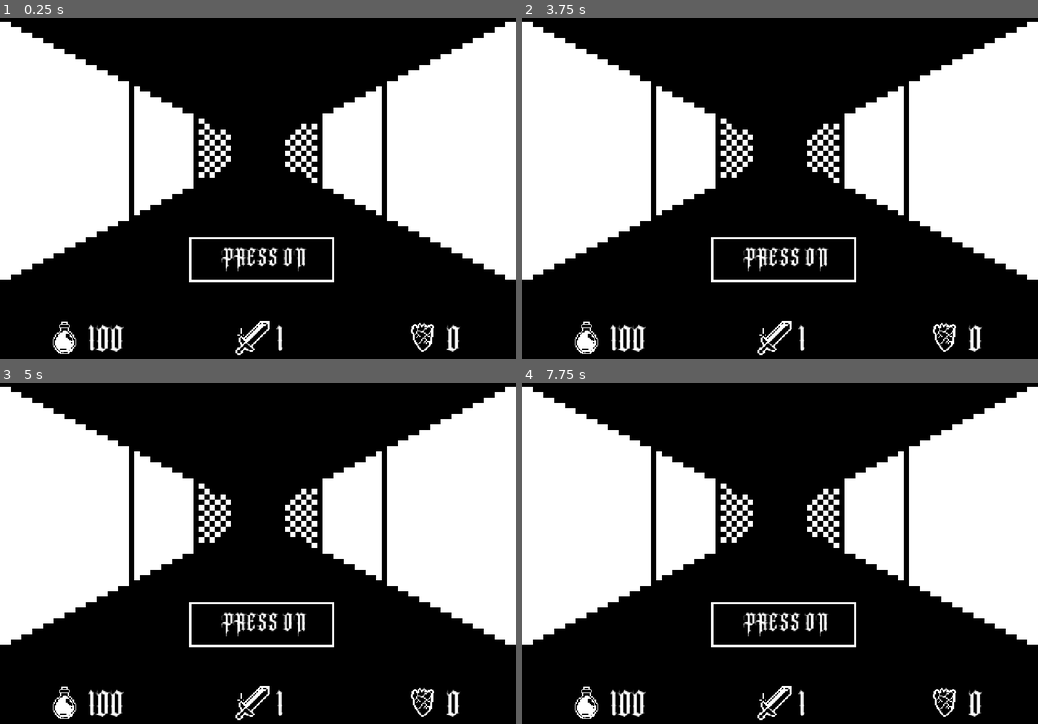
Above: before the commit, frames 1-4 (two rows, left to right).
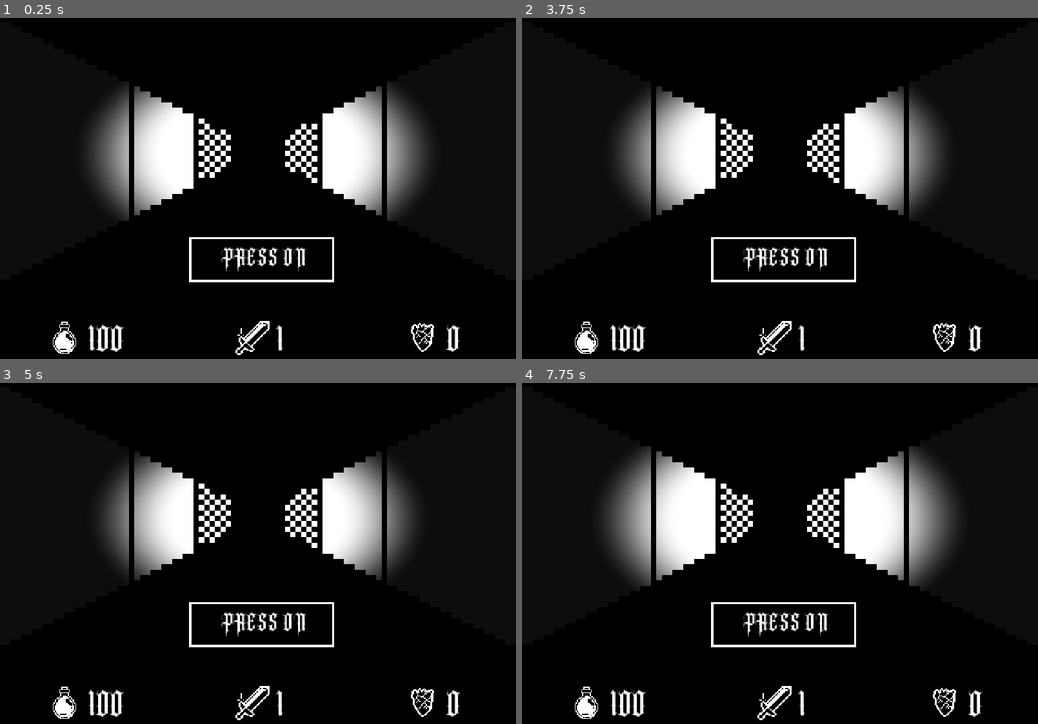
Above: after the commit, the same moments.

Repository: tjpalmer/darkvision
Game: Godot game, scene res://game.tscn
Two runs of this game, one before a commit and one after it. Both use one fixed random seed, a clock stepped at 60 frames per second and the inputs below.
Inputs:
- Up to frame 1 (0.25 s): no input
- Up to frame 2 (3.75 s): click "PRESS ON" at 0.5 s; hold W (move_forward) 1.28-2.03 s; tap Enter at 2.75 s; hold W (move_forward) from 2.78 s (still down); tap Space at 3.5 s
- Up to frame 3 (5 s): tap Enter at 4.25 s; release W (move_forward) at 4.28 s
- Up to frame 4 (7.75 s): tap Space at 5, 6.5 s; tap Enter at 5.75 s; hold W (move_forward) from 6.53 s (still down)

The runs differ from the first frame. In frame 1, 32% of the frame differs, in the area x 0-100%, y 1-77%; in frame 2, 33%; in frame 3, 33%; in frame 4, 31%.

Commit message:
pulsing torch light

Diff:
--- a/battle-engine/battle-engine.tscn
+++ b/battle-engine/battle-engine.tscn
@@ -137,7 +137,7 @@
 theme_override_styles/panel = SubResource("StyleBoxFlat_pv81d")
 
 [node name="Enemy" parent="." unique_id=179599551 instance=ExtResource("1_x7rji")]
-position = Vector2(256, 144)
+position = Vector2(248, 144)
 scale = Vector2(3, 3)
 
 [node name="AttackButton" type="Button" parent="." unique_id=1001528584]
@@ -159,7 +159,7 @@
 
 [node name="PlayerAttackSprite" type="AnimatedSprite2D" parent="." unique_id=199110083]
 modulate = Color(1, 1, 1, 0.78039217)
-position = Vector2(248, 152.00002)
+position = Vector2(240.00002, 152)
 scale = Vector2(2.5, 2.5)
 sprite_frames = SubResource("SpriteFrames_hvo25")
 animation = &"defend"
--- a/game.gd
+++ b/game.gd
@@ -11,7 +11,9 @@
 @onready var battle_engine: Node2D = $BattleManager/BattleEngine
 @onready var hud: Control = $Box/Margins/Hud
 @onready var world_box: VBoxContainer = $Box
-@onready var move_button: Button = $Box/MoveButtonControl/MoveButton
+@onready var move_button_control: Control = $MoveButtonControl
+@onready var move_button: Button = $MoveButtonControl/MoveButton
+@onready var pulsing_light_ring: ColorRect = $PulsingLightRing
 
 var is_event_happening: bool = false
 
@@ -294,6 +296,9 @@
 		current_enemy.queue_free()
 		current_enemy = null
 
+	move_button_control.visible = false
+	pulsing_light_ring.visible = false
+	#move_button_control.process = PROCESS_MODE_DISABLED
 	is_event_happening = true
 	battle_manager.visible = true
 	battle_engine._init_battle()
@@ -307,6 +312,9 @@
 		print("battle_ended but is_event_happening = " + str(is_event_happening))
 		return
 
+	move_button_control.visible = true
+	pulsing_light_ring.visible = true
+	#move_button_control.process = PROCESS_MODE_INHERIT
 	PlayerStats.level += 1
 	world_box.visible = true
 	world_box.process_mode = Node.PROCESS_MODE_INHERIT
--- a/game.tscn
+++ b/game.tscn
@@ -13,6 +13,8 @@
 [ext_resource type="FontFile" uid="uid://c2twup1t6e74t" path="res://sprites/large/angel_wish.otf" id="11_lc2xo"]
 [ext_resource type="PackedScene" uid="uid://den8fjg8e55w6" path="res://battle-engine/battle-engine.tscn" id="11_mfdv2"]
 [ext_resource type="Script" uid="uid://b4ek77qh4jlj2" path="res://move-button.gd" id="12_lc2xo"]
+[ext_resource type="Shader" uid="uid://csp4s1y5jkeue" path="res://shader/pulsing_torch_light.gdshader" id="14_215e1"]
+[ext_resource type="Script" uid="uid://cludbhqpe4ocy" path="res://pulsing_light_ring.gd" id="15_7sc4i"]
 
 [sub_resource type="AtlasTexture" id="AtlasTexture_rvswv"]
 atlas = ExtResource("2_hve3p")
@@ -546,6 +548,13 @@
 "name": &"pov_right_to_forward",
 "speed": 5.0
 }]
+
+[sub_resource type="ShaderMaterial" id="ShaderMaterial_7sc4i"]
+shader = ExtResource("14_215e1")
+shader_parameter/center = Vector2(0.5, 0.5)
+shader_parameter/radius = 0.3
+shader_parameter/softness = 0.18
+shader_parameter/intensity = 0.95
 
 [sub_resource type="StyleBoxFlat" id="StyleBoxFlat_7sc4i"]
 bg_color = Color(0, 0, 0, 1)
@@ -594,10 +603,27 @@
 layout_mode = 2
 metadata/_edit_use_anchors_ = true
 
-[node name="MoveButtonControl" type="Control" parent="Box" unique_id=827519884]
-layout_mode = 2
-
-[node name="MoveButton" type="Button" parent="Box/MoveButtonControl" unique_id=341011899]
+[node name="BattleManager" type="Node2D" parent="." unique_id=2137862089]
+visible = false
+
+[node name="BattleEngine" parent="BattleManager" unique_id=1649322611 instance=ExtResource("11_mfdv2")]
+
+[node name="PulsingLightRing" type="ColorRect" parent="." unique_id=319675870]
+material = SubResource("ShaderMaterial_7sc4i")
+layout_mode = 0
+offset_top = 1.0
+offset_right = 480.0
+offset_bottom = 294.0
+color = Color(0, 0, 0, 1)
+script = ExtResource("15_7sc4i")
+
+[node name="MoveButtonControl" type="Control" parent="." unique_id=827519884]
+anchors_preset = 0
+offset_top = 308.0
+offset_right = 480.0
+offset_bottom = 308.0
+
+[node name="MoveButton" type="Button" parent="MoveButtonControl" unique_id=341011899]
 layout_mode = 0
 offset_left = 176.0
 offset_top = -83.0
@@ -615,12 +641,7 @@
 icon = SubResource("ImageTexture_80cx4")
 script = ExtResource("12_lc2xo")
 
-[node name="BattleManager" type="Node2D" parent="." unique_id=2137862089]
-visible = false
-
-[node name="BattleEngine" parent="BattleManager" unique_id=1649322611 instance=ExtResource("11_mfdv2")]
-
 [connection signal="animation_finished" from="Box/Pov/PovSprite" to="." method="_on_pov_sprite_animation_finished"]
 [connection signal="frame_changed" from="Box/Pov/PovSprite" to="." method="_on_pov_sprite_frame_changed"]
-[connection signal="button_up" from="Box/MoveButtonControl/MoveButton" to="." method="_on_move_button_button_up"]
 [connection signal="battle_ended" from="BattleManager/BattleEngine" to="." method="_on_battle_engine_battle_ended"]
+[connection signal="button_up" from="MoveButtonControl/MoveButton" to="." method="_on_move_button_button_up"]
--- /dev/null
+++ b/pulsing_light_ring.gd
@@ -0,0 +1,14 @@
+extends ColorRect
+
+@onready var mat: ShaderMaterial = material
+
+var t := 0.0
+
+func _process(delta: float) -> void:
+	t += delta
+	# Base radius 0.32, pulse ±0.04 at ~1.5 Hz
+	var base_radius = 0.18
+	var pulse_amp   = 0.02
+	var speed       = 0.15
+	var r = base_radius + sin(t * TAU * speed) * pulse_amp
+	mat.set_shader_parameter("radius", r)
--- a/scenes/enemies/eye.tscn
+++ b/scenes/enemies/eye.tscn
@@ -1,6 +1,6 @@
 [gd_scene format=3 uid="uid://u7yginhubc0"]
 
-[ext_resource type="Shader" uid="uid://dlo20x06tncf7" path="res://scenes/floater.gdshader" id="1_817ua"]
+[ext_resource type="Shader" uid="uid://dlo20x06tncf7" path="res://shader/floater.gdshader" id="1_817ua"]
 [ext_resource type="Script" uid="uid://kt2p234piug0" path="res://scenes/enemy.gd" id="1_kyxgt"]
 [ext_resource type="Texture2D" uid="uid://brap0if7v0fdj" path="res://sprites/enemies/eye.webp" id="2_ah3cm"]
 
--- a/scenes/enemies/rat.tscn
+++ b/scenes/enemies/rat.tscn
@@ -1,7 +1,7 @@
 [gd_scene format=3 uid="uid://bt8fikqiqfr2t"]
 
 [ext_resource type="Script" uid="uid://buoox8eijjjyf" path="res://scenes/enemies/rat.gd" id="1_l3lpa"]
-[ext_resource type="Shader" uid="uid://dlo20x06tncf7" path="res://scenes/floater.gdshader" id="2_orb1r"]
+[ext_resource type="Shader" uid="uid://dlo20x06tncf7" path="res://shader/floater.gdshader" id="2_orb1r"]
 [ext_resource type="Texture2D" uid="uid://led0ejptuqum" path="res://sprites/enemies/rat.webp" id="3_l3lpa"]
 
 [sub_resource type="ShaderMaterial" id="ShaderMaterial_817ua"]
--- a/scenes/enemies/slime.tscn
+++ b/scenes/enemies/slime.tscn
@@ -1,7 +1,7 @@
 [gd_scene format=3 uid="uid://oss6e52nl3i3"]
 
 [ext_resource type="Script" uid="uid://kt2p234piug0" path="res://scenes/enemy.gd" id="1_4h4y0"]
-[ext_resource type="Shader" uid="uid://dlo20x06tncf7" path="res://scenes/floater.gdshader" id="2_b58ev"]
+[ext_resource type="Shader" uid="uid://dlo20x06tncf7" path="res://shader/floater.gdshader" id="2_b58ev"]
 [ext_resource type="Texture2D" uid="uid://cb3vik5j3h17t" path="res://sprites/enemies/slime.webp" id="3_4h4y0"]
 
 [sub_resource type="ShaderMaterial" id="ShaderMaterial_817ua"]
--- /dev/null
+++ b/shader/pulsing_torch_light.gdshader
@@ -0,0 +1,20 @@
+shader_type canvas_item;
+
+// Center of the light in screen UV (0–1)
+uniform vec2 center = vec2(0.5, 0.5);  // no : hint_screen_uv
+
+uniform float radius    = 0.30;
+uniform float softness  = 0.18;
+uniform float intensity = 0.95;
+
+void fragment() {
+    float dist = distance(UV, center);
+
+    float edge_start = radius;
+    float edge_end   = radius + softness;
+
+    float mask = smoothstep(edge_start, edge_end, dist);
+    float a = mask * intensity;
+
+    COLOR = vec4(0.0, 0.0, 0.0, a);
+}
Not shown, added: pulsing_light_ring.gd.uid
Renamed: scenes/floater.gdshader -> shader/floater.gdshader
Renamed: scenes/floater.gdshader.uid -> shader/floater.gdshader.uid
Renamed: battle-engine/gray-scale.gdshader -> shader/gray-scale.gdshader
Renamed: battle-engine/gray-scale.gdshader.uid -> shader/gray-scale.gdshader.uid
Not shown, added: shader/pulsing_torch_light.gdshader.uid
